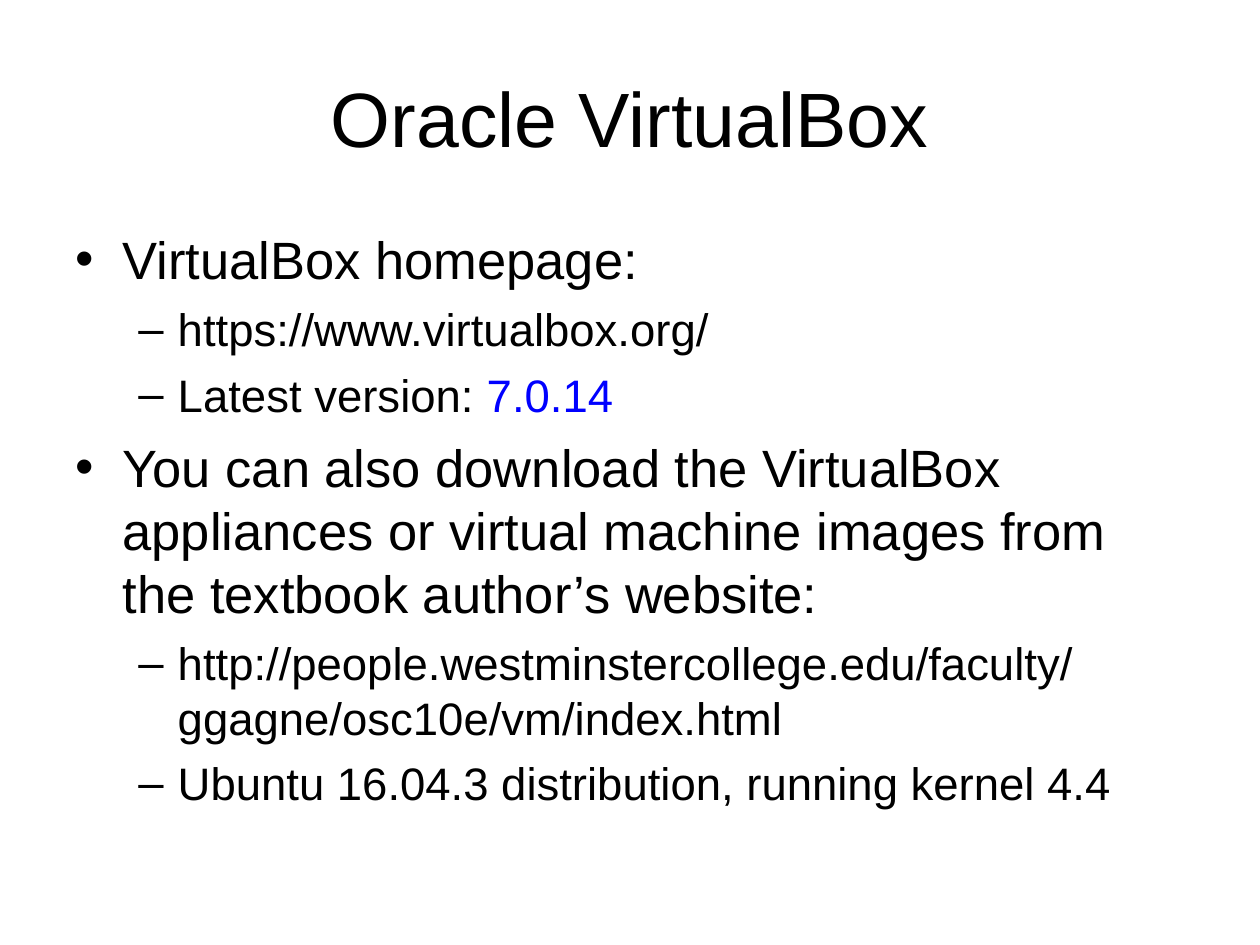
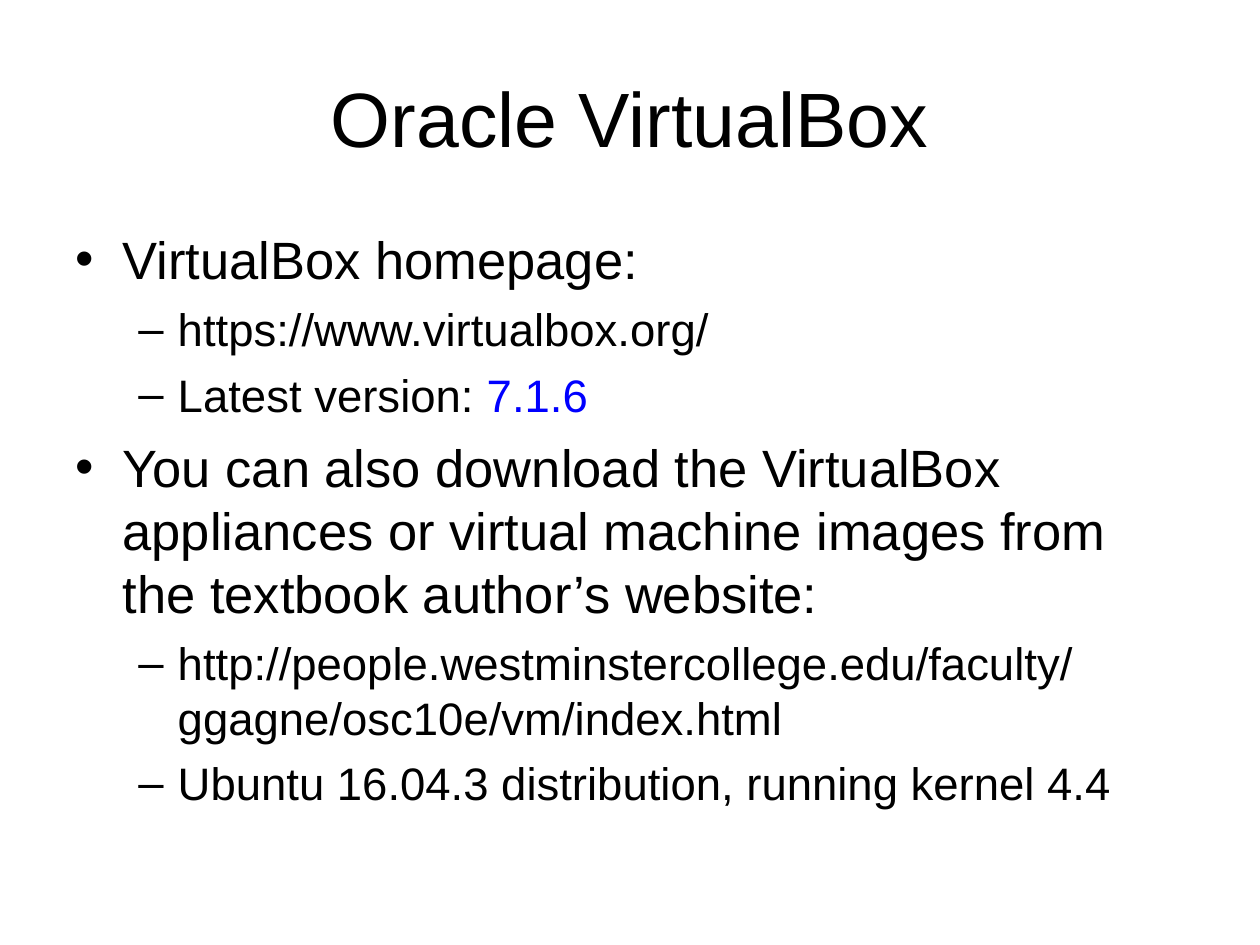
Before and after one commit to chriswjh/chriswjh.github.io, a slide deck: slide 6 of OSu/Ex01.ppt (slide 10 before the commit). Drawn at 1260x945 pixels with LibreOffice and Linux fonts; fonts in the diff are those of the drawing. Boxes give left, top, right and bottom in pixels: in the first picture for what was removed or moved away, otherwise in the second. Text is boxed around its words. In the diff, an @@ line names an element or a change of style, - is before the commit and + after.

```diff
--- a/OSu/Ex01.ppt
+++ b/OSu/Ex01.ppt
@@ text at box(178, 379, 588, 413): text changed @@
-  – Latest version: 7.0.14
+  – Latest version: 7.1.6
```
Also in this commit, not shown: 8 other slides changed, 2 slides added, 2 slides removed.
